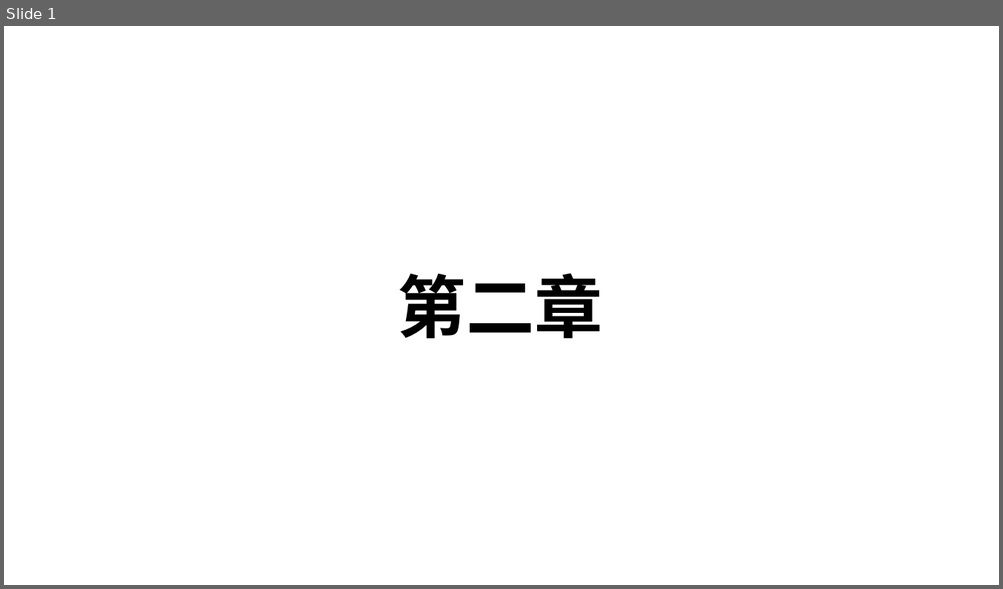
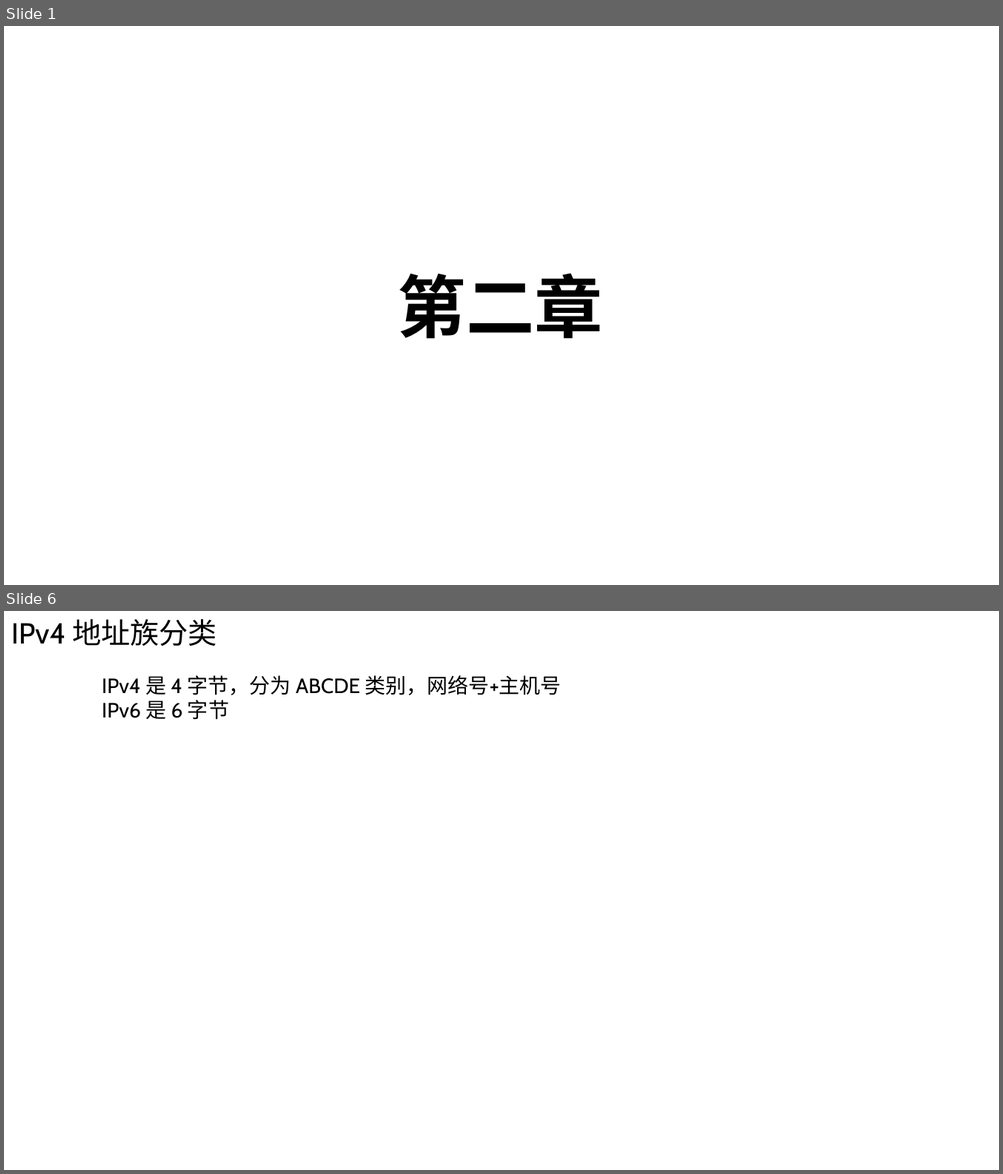
Before and after one commit to Chao200/TCP-IP-Network-Programming, a slide deck: TCP:IP 网络编程.pptx. Shown one above the other, each under a label of ours: slide 1 before the commit, slides 1 and 6 after it; the slides between them are not shown. The pictures are 1003x589 and 1003x1174 pixels, drawn with LibreOffice and Linux fonts; fonts in the diff are those of the drawing. Boxes give left, top, right and bottom in pixels: in the first picture for what was removed or moved away, otherwise in the second. Text is boxed around its words. In the diff, an @@ line names an element or a change of style, - is before the commit and + after.

```diff
--- a/TCP:IP 网络编程.pptx
+++ b/TCP:IP 网络编程.pptx
@@ slide 6 added at (x1=4, y1=611, x2=999, y2=1170), background #FFFFFF @@
@@ text added at (x1=11, y1=619, x2=217, y2=646), 28 pt, text #000000 @@
+IPv4 地址族分类
@@ text added at (x1=102, y1=675, x2=561, y2=720), 20 pt, text #000000 @@
+IPv4 是 4 字节，分为 ABCDE 类别，网络号+主机号
+IPv6 是 6 字节
```
Also in this commit, not shown: 1 slide changed, 9 other slides added.
